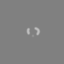
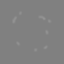
The second w=64, h=64 image is a revision of the first. Changes to its layers:
added layer "Lager 5 kopia" (38%) above "Lager 5" over [12, 11, 52, 52]
hid "Lager 3", opacity 50% → 100%, painted on it over [26, 26, 41, 37]
